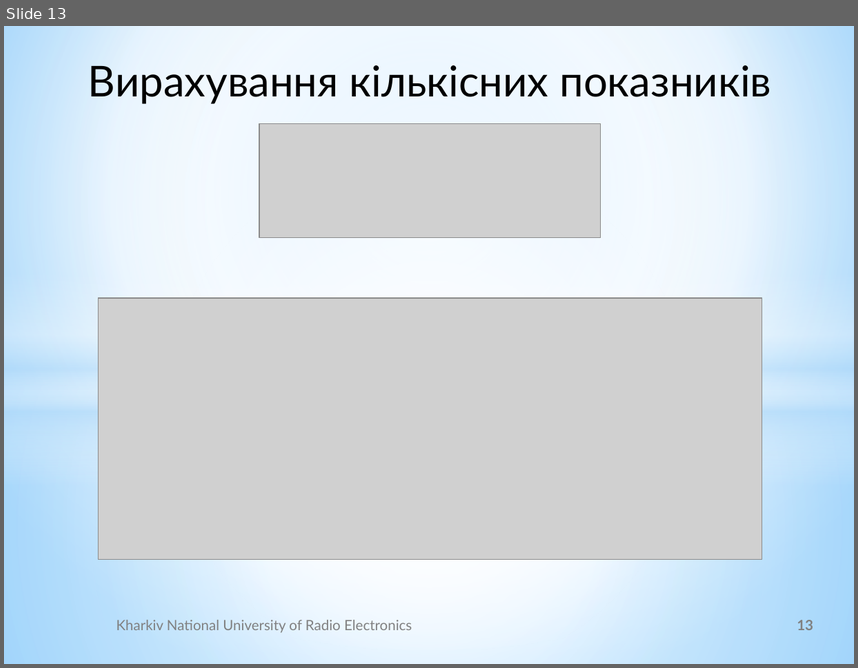
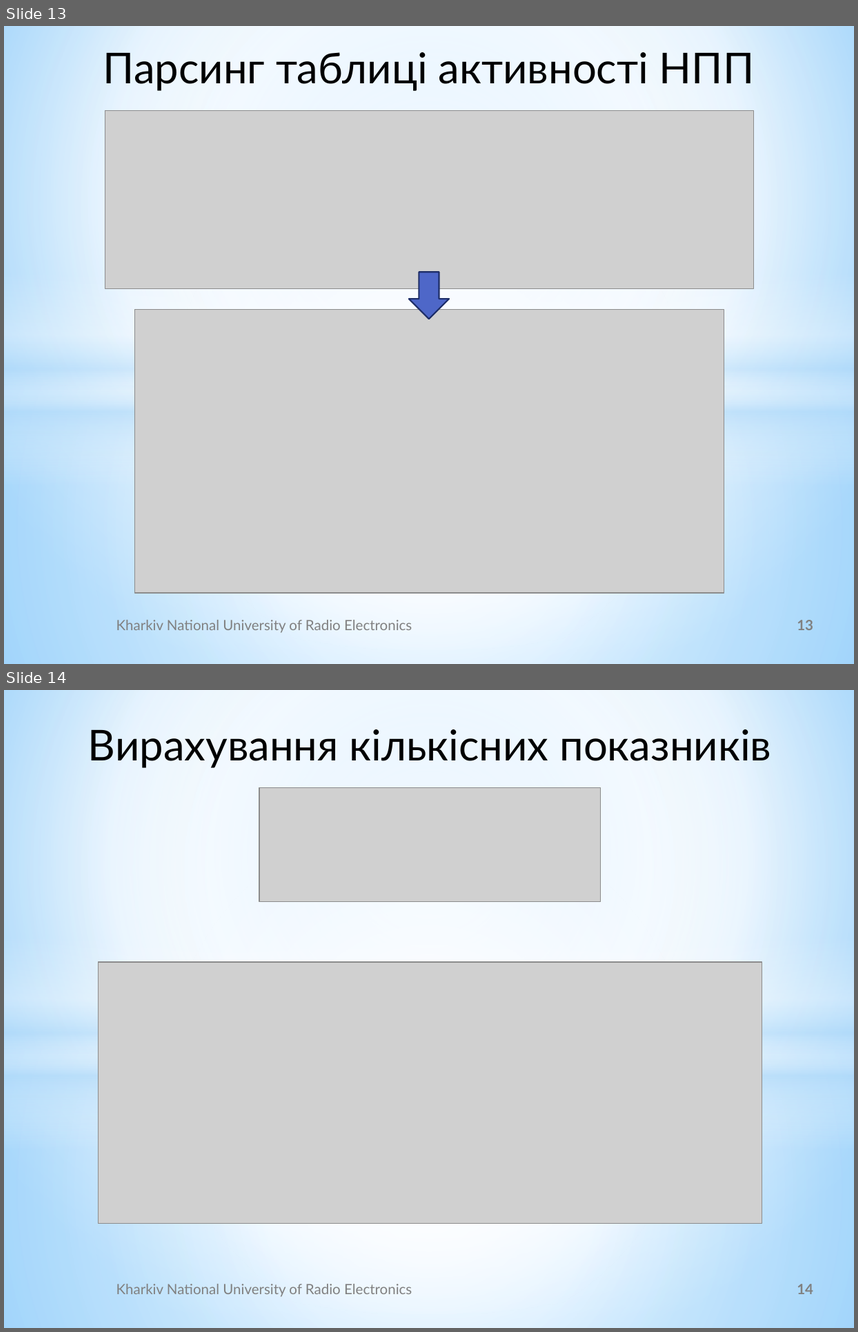
Before and after one commit to UdgineIzotov/diplom-doc, a slide deck: root/Ізотов_Презентация.pptx. Shown one above the other, each under a label of ours: slide 13 before the commit, slides 13 and 14 after it. The pictures are 858x668 and 858x1332 pixels, drawn with LibreOffice and Linux fonts; fonts in the diff are those of the drawing; grey boxes stand for pictures; background and template pictures are left out. Boxes give left, top, right and bottom in pixels: in the first picture for what was removed or moved away, otherwise in the second. Text is boxed around its words. In the diff, an @@ line names an element or a change of style, - is before the commit and + after.

```diff
--- a/root/Ізотов_Презентация.pptx
+++ b/root/Ізотов_Презентация.pptx
@@ slide 13 added at bbox=[4, 26, 854, 664], background gradient #9ED5FF to #FFFFFF to #5BB9FF; not listed: 5 template elements that a slide beside it also shows @@
@@ text added at bbox=[103, 52, 755, 91], 36 pt, text #000000 @@
+Парсинг таблиці активності НПП
@@ picture added at bbox=[105, 110, 753, 288] @@
@@ down arrow added at bbox=[408, 272, 448, 319], fill #4E67C8, outline #1F2E69 1.25 pt @@
@@ picture added at bbox=[135, 309, 724, 592] @@
@@ page number added at bbox=[797, 619, 813, 630], 12 pt, text #808080, bold @@
+13
@@ what was slide 13 is now slide 14 @@
@@ page number at bbox=[797, 1283, 813, 1294]: text changed @@
-13
+14
```
Also in this commit, not shown: 12 slides changed, 1 other slide added, 1 slide removed, 4 other files.
